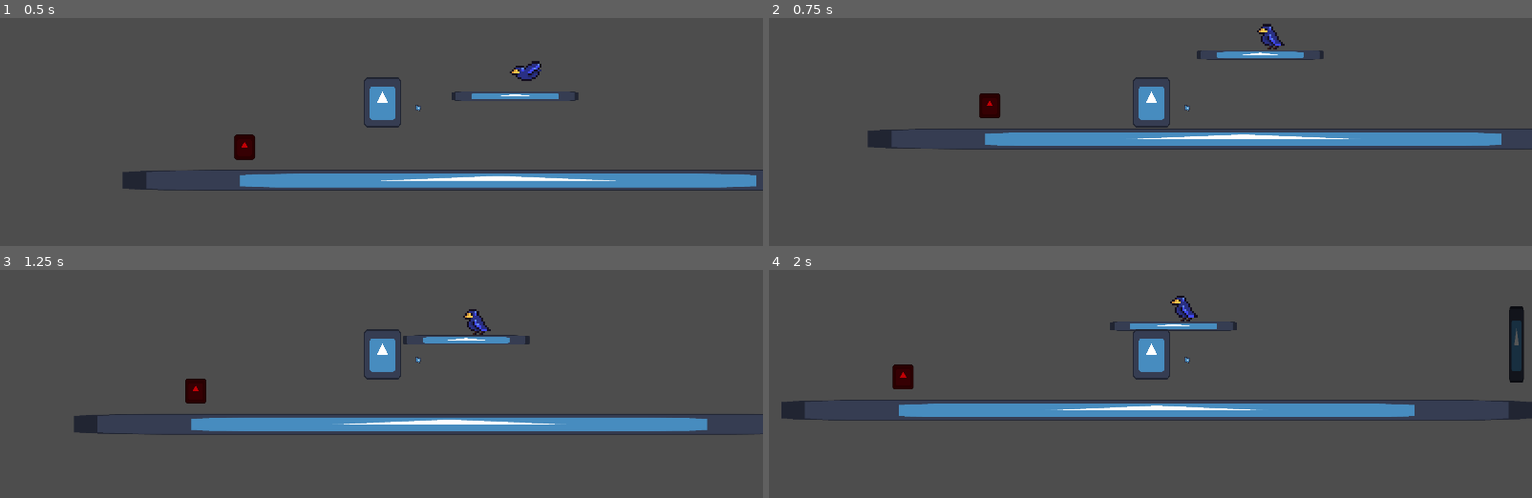
Above: before the commit, frames 1-4 (two rows, left to right).
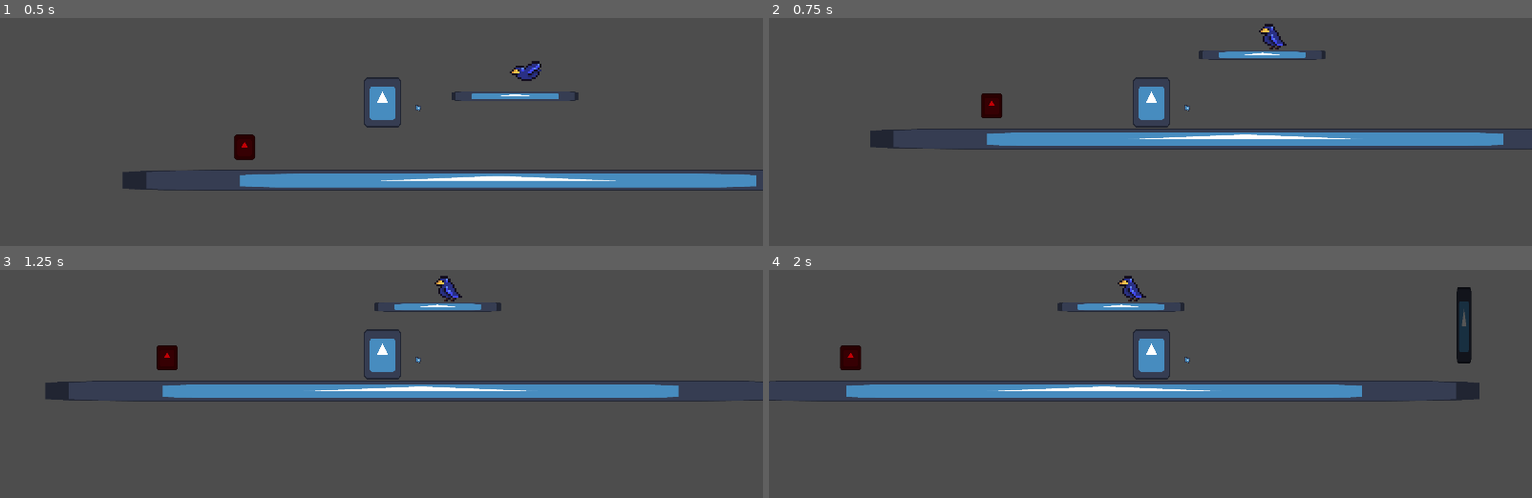
Above: after the commit, the same moments.

Repository: SikK19/AwayGame
Game: Godot game, scene res://Level/character_test_enviroment.tscn
Same seed, same stepped clock (60 frames per second), same inputs: the game is played once before the commit and once after it. This scene is started directly instead of the project's main scene. The engine's default icon, where the game draws it, is replaced by a stand-in: a white triangle on a blue panel in a dark square.
Inputs (mouse positions are in pixels of both pictures, inside the frame that each line leads up to):
- Up to frame 1 (0.5 s): no input
- Up to frame 2 (0.75 s): move the mouse to (1318, 81) at 0.52 s; hold D (right) from 0.53 s (still down); tap W (jump) at 0.6 s
- Up to frame 3 (1.25 s): keep holding D (right); tap W (jump) at 0.77, 1.07 s
- Up to frame 4 (2 s): keep holding D (right); move the mouse to (997, 374) at 1.27 s; tap F (ask_bird_to_fly) at 1.35 s; tap W (jump) at 1.52, 1.55, 1.82 s

Frame 1 is identical in both runs. In frame 2, 0.4% of the frame differs, in the area x 12-97%, y 2-58%; in frame 3, 12%; in frame 4, 13%, in the area x 0-100%, y 2-67%.
Error after the commit: Invalid operands 'Array' and 'int' in operator '>'. (res://Characters/Human)

Commit message:
added ladder and climbing

Diff:
--- a/Characters/Human Character/human character.gd
+++ b/Characters/Human Character/human character.gd
@@ -23,8 +23,12 @@
 		velocity.y += gravity * delta
 
 	# Handle jump.
-	if Input.is_action_just_pressed("jump") and is_on_floor():
-		velocity.y = JUMP_VELOCITY
+	if Input.is_action_just_pressed("jump"):
+		#climb ladder if at ladder, jump otherwise
+		if $ladder_detector.get_overlapping_areas() > 0:
+			velocity.y = SPEED
+		if is_on_floor():
+			velocity.y = JUMP_VELOCITY
 
 	# Get the input direction and handle the movement/deceleration.
 	# As good practice, you should replace UI actions with custom gameplay actions.
--- a/Characters/Human Character/human_character.tscn
+++ b/Characters/Human Character/human_character.tscn
@@ -44,6 +44,9 @@
 
 [sub_resource type="RectangleShape2D" id="RectangleShape2D_rrut5"]
 size = Vector2(300, 175)
+
+[sub_resource type="RectangleShape2D" id="RectangleShape2D_0xhmg"]
+size = Vector2(23, 113)
 
 [node name="human character" type="CharacterBody2D"]
 collision_layer = 0
@@ -92,4 +95,11 @@
 position = Vector2(2.08165e-12, -23)
 shape = SubResource("RectangleShape2D_rrut5")
 
+[node name="ladder_detector" type="Area2D" parent="."]
+
+[node name="CollisionShape2D" type="CollisionShape2D" parent="ladder_detector"]
+position = Vector2(1.5, 0.5)
+shape = SubResource("RectangleShape2D_0xhmg")
+debug_color = Color(0.86445, 0.297757, 0.513246, 0.42)
+
 [connection signal="timeout" from="rock_throw_cooldown" to="." method="_on_rock_throw_cooldown_timeout"]
--- /dev/null
+++ b/Objects/ladder.tscn
@@ -0,0 +1,20 @@
+[gd_scene load_steps=3 format=3 uid="uid://cya20r6rudmtu"]
+
+[ext_resource type="Texture2D" uid="uid://b81h772njwvs" path="res://icon.svg" id="1_ag6cf"]
+
+[sub_resource type="RectangleShape2D" id="RectangleShape2D_ek6hh"]
+size = Vector2(42, 155)
+
+[node name="ladder" type="Area2D"]
+collision_layer = 128
+collision_mask = 0
+
+[node name="CollisionShape2D" type="CollisionShape2D" parent="."]
+position = Vector2(0, 67.5)
+shape = SubResource("RectangleShape2D_ek6hh")
+
+[node name="Sprite2D" type="Sprite2D" parent="."]
+modulate = Color(0.462745, 1, 0.262745, 1)
+position = Vector2(0.5, 67)
+scale = Vector2(0.289063, 1.20313)
+texture = ExtResource("1_ag6cf")
--- a/project.godot
+++ b/project.godot
@@ -72,6 +72,7 @@
 2d_physics/layer_5="bird-interactable"
 2d_physics/layer_6="human"
 2d_physics/layer_7="bird"
+2d_physics/layer_8="ladder"
 
 [rendering]
 
Not shown: 1 places in Characters/Human Character/human_character.tscn that only renumber resources
